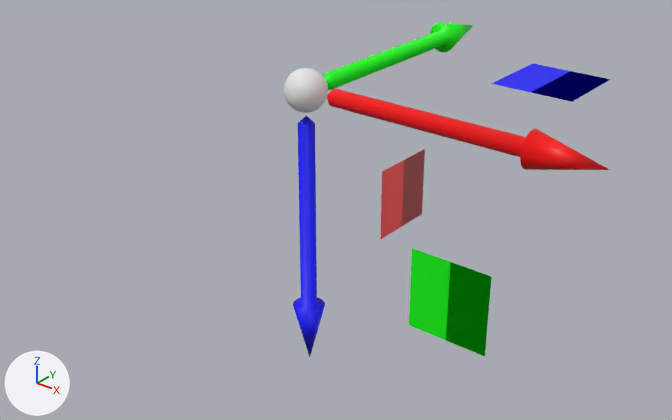
An edit to the Blender file Resources/Engine/Models/gizmo-translation.blend, drawn before and after from the same camera.
Both versions are drawn from a 50 mm lens placed at (325.0, -379.0, 167.0), pointed at (10.0, 14.0, -77.0). Every picture has the same lights, and +X, +Y and +Z are marked at lower left.

Before the edit, the objects in view are built like this:
```python
me_arrowx = bpy.data.meshes.new('ArrowX')
me_arrowx.from_pydata(...)  # 98 vertices, 98 faces; spans x 15.0..180.0, y -10.0..10.0, z -10.0..10.0
me_arrowx.polygons.foreach_set('use_smooth', [True] * 98)
me_arrowx.materials.append(mat_red)  # red #ff0000
me_arrowz = bpy.data.meshes.new('ArrowZ')
me_arrowz.from_pydata(...)  # 98 vertices, 98 faces; spans x -10.0..10.0, y -10.0..10.0, z -180.0..-15.0
me_arrowz.polygons.foreach_set('use_smooth', [True] * 98)
me_arrowz.materials.append(mat_blue)  # blue #0000ff
me_planez = bpy.data.meshes.new('PlaneZ')
me_planez.from_pydata([(75.0, 75.0, 0.0), (125.0, 75.0, 0.0), (75.0, 125.0, 0.0), (125.0, 125.0, 0.0), (125.0, 75.0, 0.0), (75.0, 75.0, 0.0), (125.0, 125.0, 0.0), (75.0, 125.0, 0.0)], [], [(0, 1, 3, 2), (4, 5, 7, 6)])
me_planez.materials.append(mat_blue)  # blue #0000ff
ob_arrowx = bpy.data.objects.new('ArrowX', me_arrowx)
ob_arrowx.location = (0.0, 0.0, 0.0)
ob_arrowz = bpy.data.objects.new('ArrowZ', me_arrowz)
ob_arrowz.location = (0.0, 0.0, 0.0)
ob_planez = bpy.data.objects.new('PlaneZ', me_planez)
ob_planez.location = (0.0, 0.0, 0.0)
# also in view: 'PlaneY' at (100.0, 0.0, -100.0); 'Center' at (0.0, 0.0, 0.0); 'ArrowY' at (0.0, 98.0, 0.0); 'PlaneX' at (0.0, 100.0, -100.0)
```
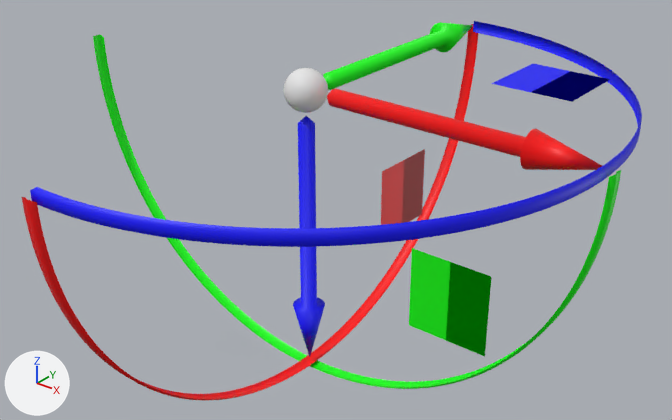
Boxes (x1, y1, x2, y2) around the edits, measured in the pictures (672 x 420 px):
'RotateZ', added (blue): after (30, 21, 642, 247)
'RotateX', added (red): after (22, 24, 478, 400)
'RotateY', added (green): after (93, 34, 621, 389)

Diff of the bpy script that builds the scene:
```diff
--- a/Resources/Engine/Models/gizmo-translation.blend.py
+++ b/Resources/Engine/Models/gizmo-translation.blend.py
@@ me_rotatey @@
+me_rotatey.from_pydata(...)  # 645 vertices, 512 faces; spans x -184.0..184.0, y -4.0..4.0, z -184.0..0.0
+me_rotatey.polygons.foreach_set('use_smooth', [True] * 512)
+me_rotatey.materials.append(mat_green)  # green #00ff00
@@ me_rotatex @@
+me_rotatex.from_pydata(...)  # 645 vertices, 512 faces; spans x -4.0..4.0, y -183.0..183.0, z -183.0..0.0
+me_rotatex.polygons.foreach_set('use_smooth', [True] * 512)
+me_rotatex.materials.append(mat_red)  # red #ff0000
@@ me_rotatez @@
+me_rotatez.from_pydata(...)  # 645 vertices, 512 faces; spans x 0.0..180.0, y -180.0..180.0, z -4.0..4.0
+me_rotatez.polygons.foreach_set('use_smooth', [True] * 512)
+me_rotatez.materials.append(mat_blue)  # blue #0000ff
@@ ob_rotatey @@
+ob_rotatey = bpy.data.objects.new('RotateY', me_rotatey)
+ob_rotatey.location = (0.0, 0.0, 0.0)
@@ ob_rotatex @@
+ob_rotatex = bpy.data.objects.new('RotateX', me_rotatex)
+ob_rotatex.location = (0.0, 0.0, 0.0)
@@ ob_rotatez @@
+ob_rotatez = bpy.data.objects.new('RotateZ', me_rotatez)
+ob_rotatez.location = (0.0, 0.0, 0.0)
```
